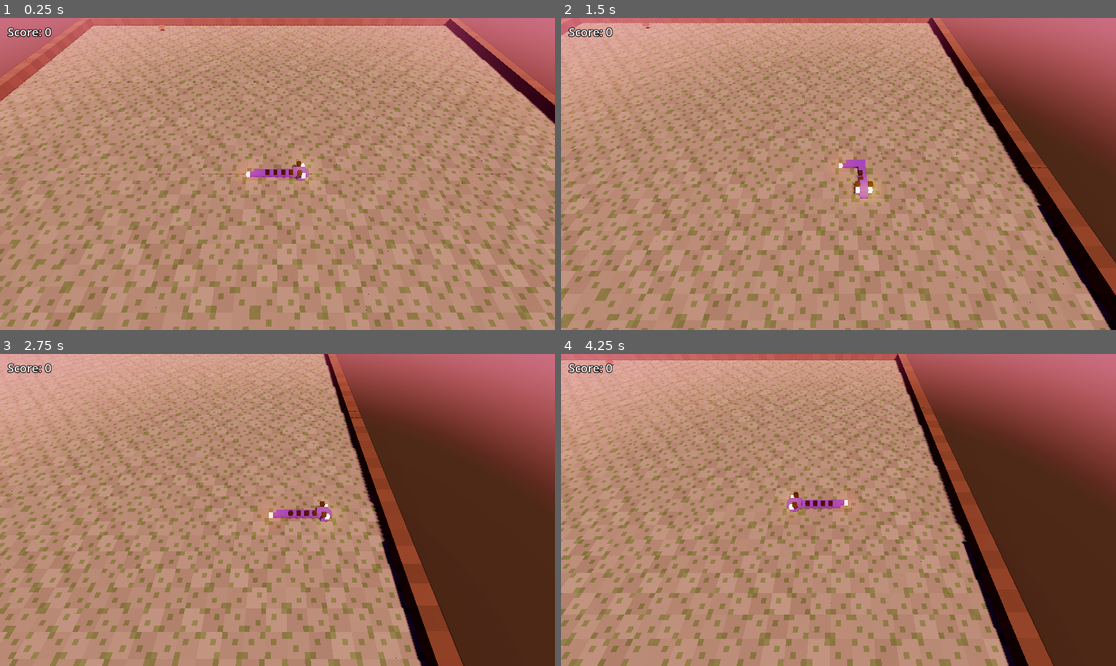
Above: before the commit, frames 1-4 (two rows, left to right).
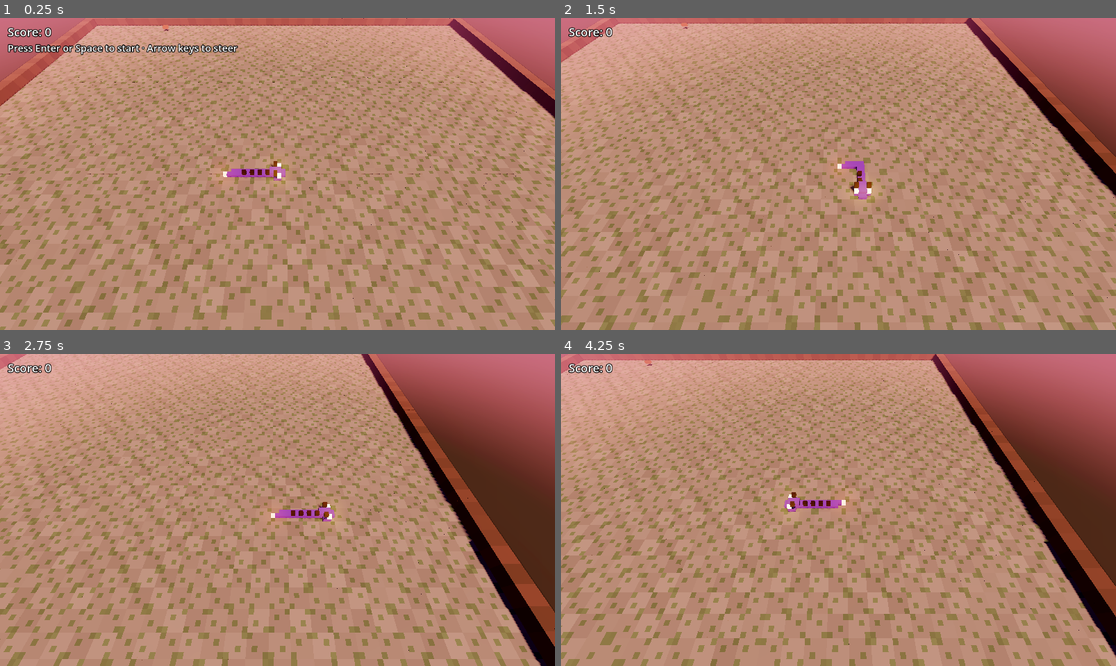
Above: after the commit, the same moments.

Repository: Michaelypp/D4
Game: Godot game, scene res://main.tscn
Same seed, same stepped clock (60 frames per second), same inputs: the game is played once before the commit and once after it.
Inputs:
- Up to frame 1 (0.25 s): no input
- Up to frame 2 (1.5 s): tap Enter (ui_accept) at 0.5, 1.35 s; hold Right (ui_right) 0.53-1.28 s; hold Enter (ui_accept) 0.53-1.28 s; hold Down (ui_down) from 1.28 s (still down)
- Up to frame 3 (2.75 s): tap Enter (ui_accept) at 1.52, 1.82 s; release Down (ui_down) at 2.03 s; hold Right (ui_right) from 2.03 s (still down); hold Enter (ui_accept) from 2.03 s (still down)
- Up to frame 4 (4.25 s): release Right (ui_right) at 2.78 s; release Enter (ui_accept) at 2.78 s; hold Up (ui_up) 2.78-3.53 s; tap Enter (ui_accept) at 2.85, 3.02, 3.32 s; hold Left (ui_left) from 3.53 s (still down); hold Enter (ui_accept) from 3.53 s (still down)

The runs differ from the first frame. In frame 1, 36% of the frame differs, in the area x 0-100%, y 0-100%; in frame 2, 33%; in frame 3, 36%; in frame 4, 36%.

Commit message:
Add start and restart controls and end runs on wall or belt collisions

Diff:
--- a/app/main.gd
+++ b/app/main.gd
@@ -18,7 +18,9 @@
 var camera := Camera3D.new()
 var ingredient := MeshInstance3D.new()
 var score_label := Label.new()
+var status_label := Label.new()
 var _clock := 0.0
+var _started := false
 
 
 func _ready() -> void:
@@ -31,14 +33,28 @@
 
 ## Input arrives as events, so even a tap shorter than one frame is never missed.
 func _unhandled_input(event: InputEvent) -> void:
+	if event.is_action_pressed("ui_accept"):
+		if _started and not session.ended:
+			return
+		if session.ended:
+			session = Session.new(GRID)
+			camera.position = _center(session.dragon.body[0]) + CAMERA_OFFSET
+			_draw_dragon()
+		_started = true
+		_clock = 0.0
+		_draw_pickup()
+		return
+	if not _started or session.ended:
+		return
 	for action in DIRECTIONS:
 		if event.is_action_pressed(action):
 			session.dragon.turn(DIRECTIONS[action])
 
 
 func _process(delta: float) -> void:
-	_clock += delta
-	while _clock >= TICK_SECONDS:
+	if _started and not session.ended:
+		_clock += delta
+	while _clock >= TICK_SECONDS and not session.ended:
 		_clock -= TICK_SECONDS
 		session.tick()
 		_draw_dragon()
@@ -98,6 +114,10 @@
 	score_label.position = Vector2(16, 12)
 	score_label.add_theme_font_size_override("font_size", 24)
 	score_label.add_theme_constant_override("outline_size", 6)
+	hud.add_child(status_label)
+	status_label.position = Vector2(16, 48)
+	status_label.add_theme_font_size_override("font_size", 20)
+	status_label.add_theme_constant_override("outline_size", 6)
 
 
 func _draw_pickup() -> void:
@@ -105,3 +125,9 @@
 	ingredient.visible = not session.board.is_solid(cell)
 	ingredient.position = _center(cell) + Vector3.UP * 0.35
 	score_label.text = "Score: %d" % session.score
+	if session.ended:
+		status_label.text = "Game over · Press Enter or Space to restart"
+	elif not _started:
+		status_label.text = "Press Enter or Space to start · Arrow keys to steer"
+	else:
+		status_label.text = ""
--- a/core/dragon.gd
+++ b/core/dragon.gd
@@ -29,9 +29,15 @@
 
 ## Advance one cell, taking the next queued turn first. Wrapping around the grid is a
 ## placeholder: once Session ends the run at solid tiles, the dragon never reaches an edge.
+func next_head() -> Vector2i:
+	var direction: Vector2i = heading if _turns.is_empty() else _turns.front()
+	var head := body[0] + direction
+	return Vector2i(posmod(head.x, size.x), posmod(head.y, size.y))
+
+
 func tick() -> void:
+	var head := next_head()
 	if not _turns.is_empty():
 		heading = _turns.pop_front()
-	var head := body[0] + heading
-	body.push_front(Vector2i(posmod(head.x, size.x), posmod(head.y, size.y)))
+	body.push_front(head)
 	body.pop_back()
--- a/core/session.gd
+++ b/core/session.gd
@@ -7,6 +7,7 @@
 var board: Board
 var dragon: Dragon
 var score := 0
+var ended := false
 var ingredient_cell := Vector2i(-1, -1)
 var _rng := RandomNumberGenerator.new()
 
@@ -19,9 +20,20 @@
 
 
 func tick() -> void:
+	if ended:
+		return
+	var next_head := dragon.next_head()
+	var picking_up := next_head == ingredient_cell
+	var occupied_count := dragon.body.size() - (0 if picking_up else 1)
+	var body_index := dragon.body.find(next_head)
+	var hits_body := body_index >= 0 and body_index < occupied_count
+	if board.is_solid(next_head) or hits_body:
+		ended = true
+		return
+
 	var old_tail: Vector2i = dragon.body.back()
 	dragon.tick()
-	if dragon.body[0] == ingredient_cell:
+	if picking_up:
 		dragon.body.append(old_tail)
 		score += 1
 		_spawn_ingredient()
--- a/tests/session_test.gd
+++ b/tests/session_test.gd
@@ -38,3 +38,39 @@
 	first.tick()
 	second.tick()
 	assert_eq(first.ingredient_cell, second.ingredient_cell)
+
+
+func test_wall_collision_ends_the_run_before_moving() -> void:
+	var session := Session.new(Vector2i(6, 6))
+	session.ingredient_cell = Vector2i(1, 1)
+	session.tick()
+	assert_eq(session.dragon.body[0], Vector2i(4, 3))
+	session.tick()
+	assert_true(session.ended)
+	session.dragon.turn(Vector2i.UP)
+	session.tick()
+	assert_eq(session.dragon.body[0], Vector2i(4, 3))
+	assert_eq(session.score, 0)
+
+
+func test_body_collision_ends_the_run() -> void:
+	var session := Session.new(Vector2i(10, 10))
+	session.ingredient_cell = Vector2i(1, 1)
+	session.dragon.body = [
+		Vector2i(5, 5), Vector2i(4, 5), Vector2i(4, 6),
+		Vector2i(5, 6), Vector2i(6, 6),
+	]
+	session.dragon.turn(Vector2i.DOWN)
+	session.tick()
+	assert_true(session.ended)
+	assert_eq(session.dragon.body[0], Vector2i(5, 5))
+
+
+func test_head_can_enter_the_tail_cell_as_it_moves_away() -> void:
+	var session := Session.new(Vector2i(10, 10))
+	session.ingredient_cell = Vector2i(1, 1)
+	session.dragon.body = [Vector2i(5, 5), Vector2i(4, 5), Vector2i(4, 6), Vector2i(5, 6)]
+	session.dragon.turn(Vector2i.DOWN)
+	session.tick()
+	assert_true(not session.ended)
+	assert_eq(session.dragon.body[0], Vector2i(5, 6))
